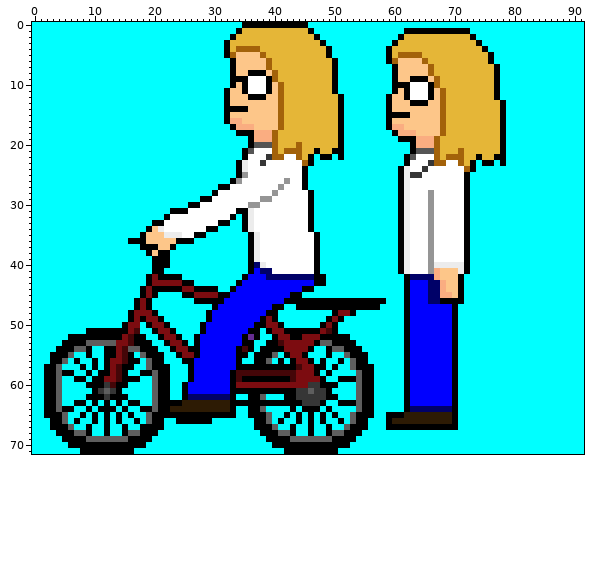
Edited in one commit: sprite sheet (sprites/spr_player_leftbike/3496b570-f098-45f2-9b83-b9c406afece8.png). Above, as it was before the edit.
The file is 92x72 pixels.
Once edited:
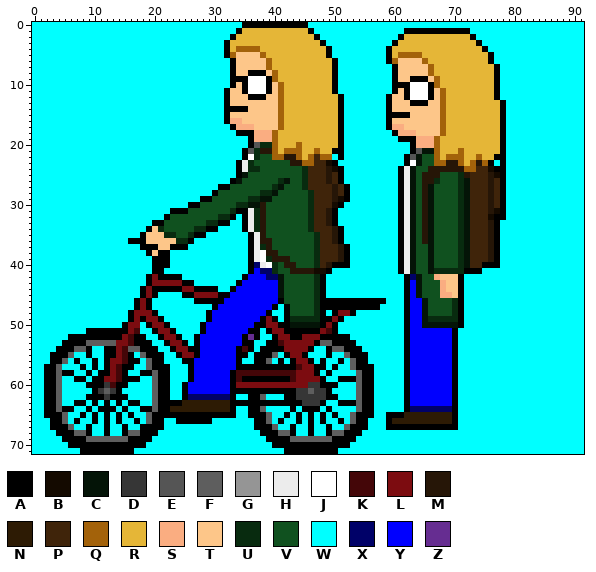
Palette (. is transparent): A #000000  B #140a00  C #041407  D #363636  E #555555  F #5e5e5e  G #959595  H #ececec  J #ffffff  K #440608  L #7c0c10  M #261607  N #2d1b04  P #3f240a  Q #a3620a  R #e5b637  S #faad81  T #fdc689  U #082b0f  V #10511f  W #00ffff  X #000168  Y #0000ff  Z #662d91
Edits made:
Changed rows in their new state; - is an unchanged pixel.
first column x 21:
20 -----------------UU---------------------------------------
21 ----------------UMM-------Q-----------------CC------------
22 ----------------UVV--MM--QPQQ--------------CVV-------Q----
23 ---------------UVVVVVVMM-QPPBA-------------CVV--MM--QMQ---
24 ---------------UUVVVVVVVUPPPMBA-----------CVVMMMMMM-QPPBAA
25 --------------CVVVVVVVVVUPPPMPA-----------CVMMMVVVUMPPPMBA
26 -------------CVVVVVVUCVVUPPPMPA-----------CVMMUVVVUCPPPMPA
27 ------------VVVVVVVUCVVVUPPPPMPA----------CVMCVVVVUCPPPMPA
28 ----------VVVVVVVUUCVVVVVUPPPMPA----------CVMCVVVVUCPPPMPA
29 ---------VVVVVVUUCCVVVVVVUPPPMBA----------CVMCVVVVUCPPPMPA
30 -------VVVVVVUUCCMVVVVVVVUPPPBA-----------CVMCVVVVUCPPPMPA
31 -----VVVVVVVU---UMVVVVVVVUPPMA------------CVMCVVVVUCPPPMBA
32 --VVVVVVVVUU----UMVVVVVVVUPPMA------------CVMCVVVVUCPPPBAA
33 -VVVVVVVUU------UMVVVVVVVUPPMA------------CVMCVVVVUCPPPMA-
34 UVVVVVUU--------UMVVVVVVVUPPPMA-----------CVMCVVVVUCPPPMA-
35 -UUVVU-----------MVVVVVVVVUPPMA-----------CVMCVVVVUCPPPMA-
36 ---UU------------MMVVVVVVVUPPMA-----------CVMCVVVVUCPPPMA-
37 ---AA------------UMVVVVVVVUPPPMA----------CVVCVVVVUCPPPMA-
38 ------------------MMVVVVVVUPPPMA----------CVVCVVVVUCPPPMA-
39 ------------------UMMMVVVVUPPPMA----------CVVCVVVVUCPPPMA-
40 -------------------UVMMVVVUPMAAA----------CVVCVVVVUCPPAAA-
41 -------------------UVVMMMMBBA-------------CVVCUUUUU-AA----
42 --------------------CVVVVVU----------------CVV------------
43 --------------------CVVVVVU----------------CVVV-----------
44 --------------------CVVVVVUA---------------CVVV-----------
45 --------------------CVVVVVUA---------------CVVV-----------
46 --------------------AVVVVVU-----------------CVVVVU--------
47 --------------------WAVVVVU-----------------CVVVVUA-------
48 -------------------W-AVVVVUA----------------CVVVVUA-------
49 ---------------------AUUUUUA----------------CUUUUUA-------
50 ---------------------ACCCCC-----------------CCCCCCA-------
